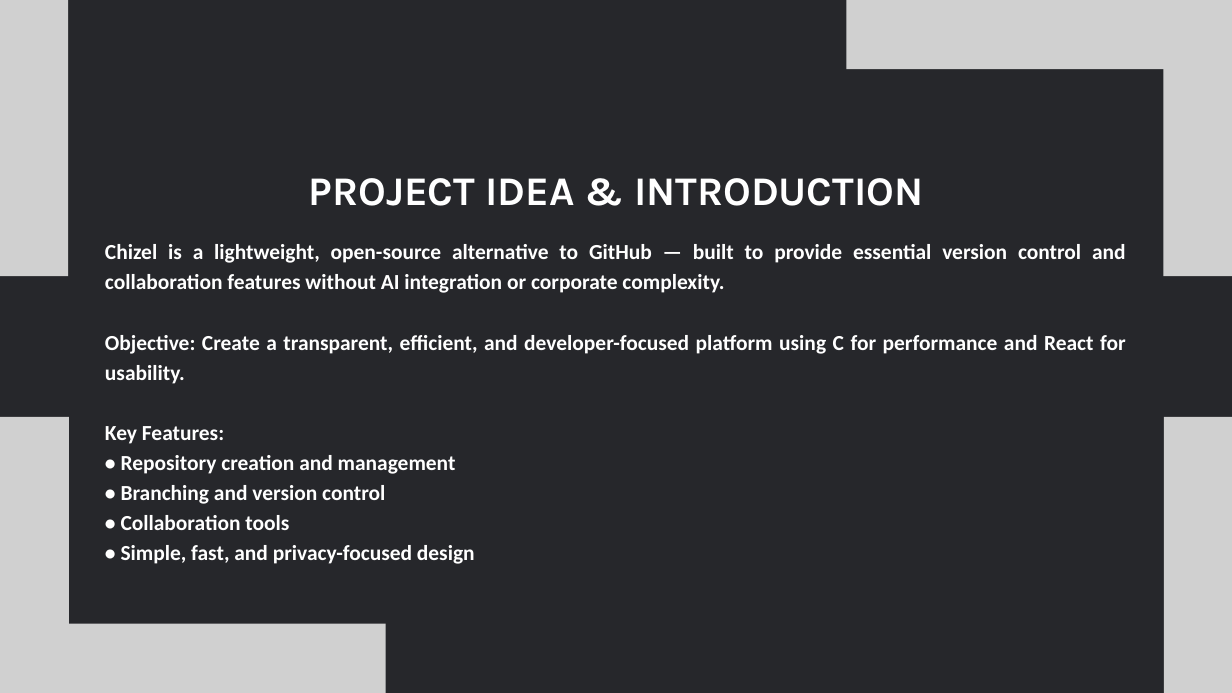
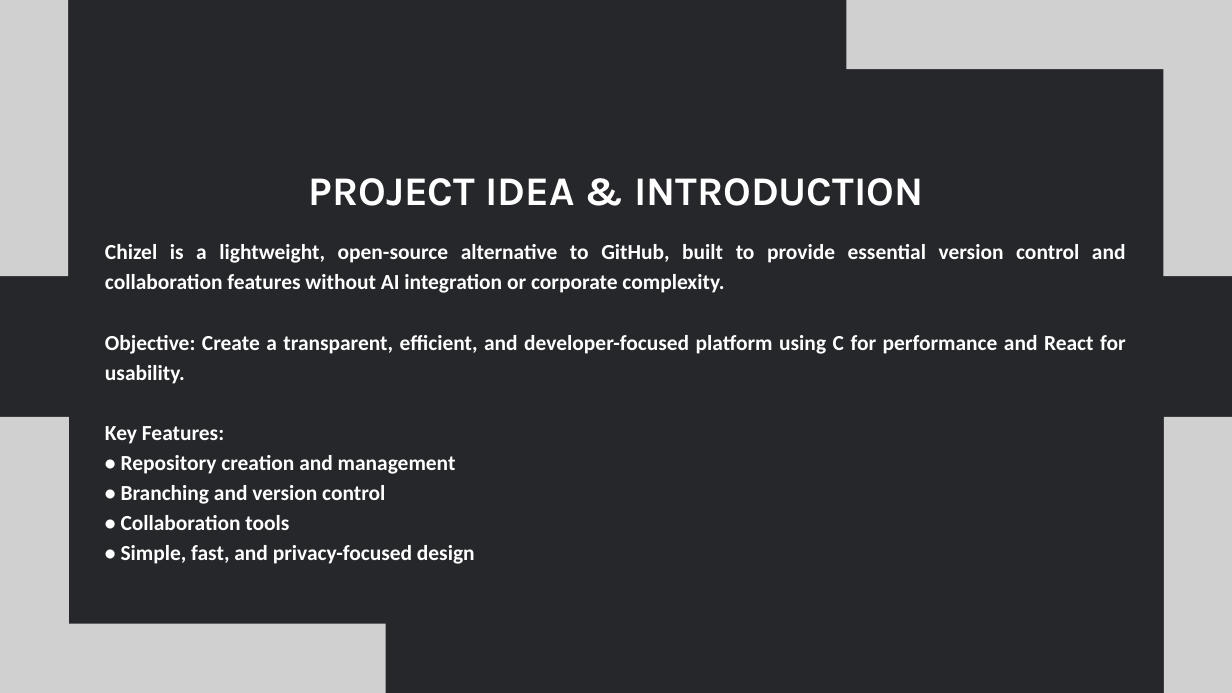
Before and after one commit to ElementaleLord/Chizel, a slide deck: slide 2 of docs/FYP Presentation.pptx. Drawn at 1232x693 pixels with LibreOffice and Linux fonts; fonts in the diff are those of the drawing; grey boxes stand for pictures. Boxes give left, top, right and bottom in pixels: in the first picture for what was removed or moved away, otherwise in the second. Text is boxed around its words. In the diff, an @@ line names an element or a change of style, - is before the commit and + after.

```diff
--- a/docs/FYP Presentation.pptx
+++ b/docs/FYP Presentation.pptx
@@ text at (x1=105, y1=244, x2=1126, y2=293): text changed @@
-Chizel is a lightweight, open-source alternative to GitHub — built to provide essential version control and collaboration features without AI integration or corporate complexity.
+Chizel is a lightweight, open-source alternative to GitHub, built to provide essential version control and collaboration features without AI integration or corporate complexity.
```
Also in this commit, not shown: 6 other slides changed.
